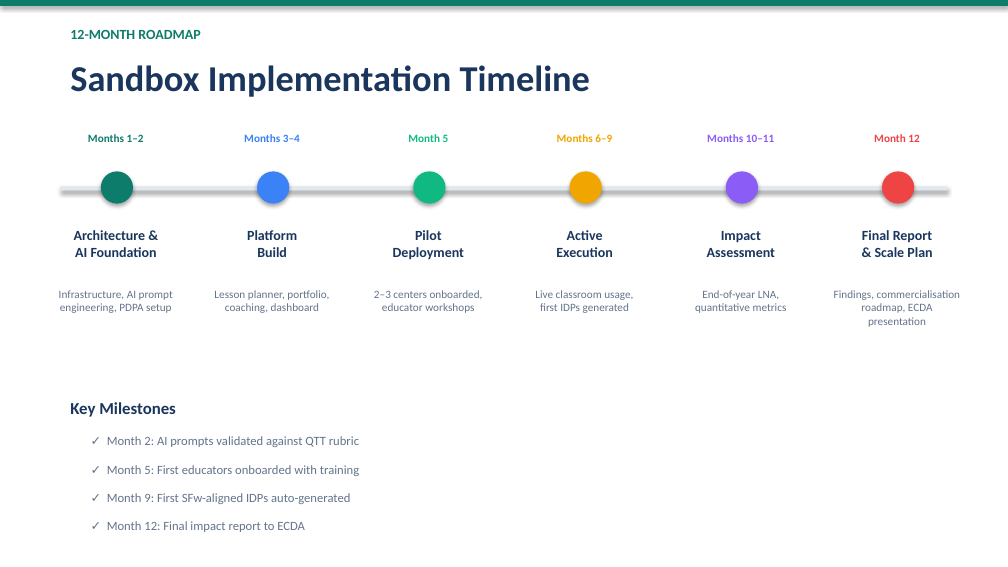
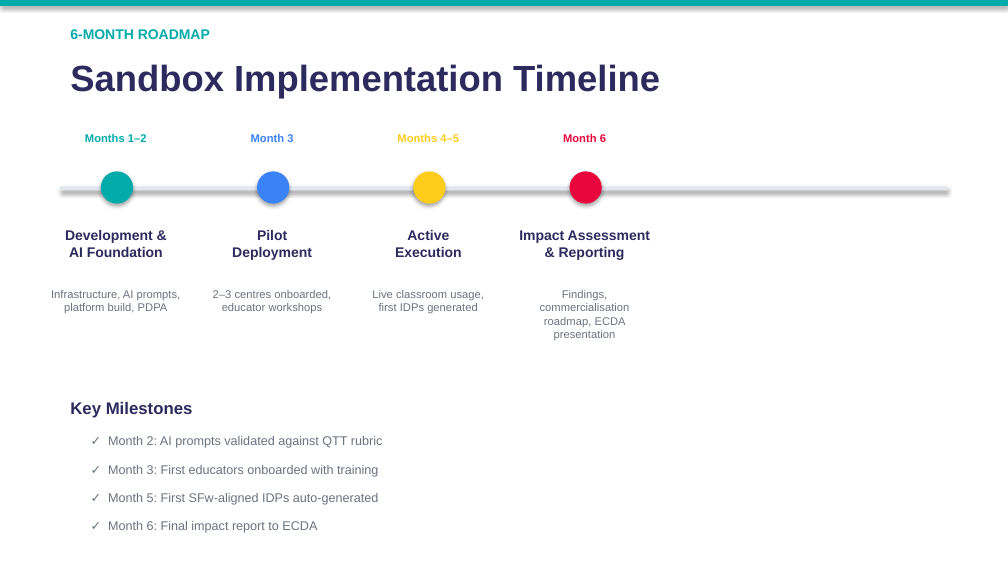
Before and after one commit to anitateoyingying/pedaforge, a slide deck: slide 8 of slides/PedaForge_Proposal.pptx. Drawn at 1008x567 pixels with LibreOffice and Linux fonts; fonts in the diff are those of the drawing. Boxes give left, top, right and bottom in pixels: in the first picture for what was removed or moved away, otherwise in the second. Text is boxed around its words. In the diff, an @@ line names an element or a change of style, - is before the commit and + after.

```diff
--- a/slides/PedaForge_Proposal.pptx
+++ b/slides/PedaForge_Proposal.pptx
@@ rectangle at <box>0,0,1008,6</box>: fill #0E7C6B to #01ABAA @@
@@ text at <box>70,29,210,39</box>: text changed; font Calibri to Arial; text colour #0E7C6B to #01ABAA @@
-12-MONTH ROADMAP
+6-MONTH ROADMAP
@@ text "Sandbox Implementation Timeline" at <box>70,64,660,99</box>: font Calibri to Arial, text colour #1A365D to #2D2A5E @@
@@ text "Months 1–2" at <box>85,134,147,142</box>: font Calibri to Arial, text colour #0E7C6B to #01ABAA @@
@@ text at <box>251,134,293,142</box>: text changed; font Calibri to Arial @@
-Months 3–4
+Month 3
@@ text at <box>397,134,459,142</box>: text changed; font Calibri to Arial; text colour #10B981 to #FECD1B @@
-Month 5
+Months 4–5
@@ text at <box>563,133,606,144</box>: text changed; font Calibri to Arial; text colour #F0A500 to #E8063C @@
-Months 6–9
+Month 6
@@ text removed at <box>707,134,774,142</box> @@
-Months 10–11
@@ text removed at <box>874,134,919,142</box> @@
-Month 12
@@ ellipse at <box>101,171,133,204</box>: fill #0E7C6B to #01ABAA @@
@@ ellipse at <box>413,171,446,204</box>: fill #10B981 to #FECD1B @@
@@ ellipse at <box>570,171,602,204</box>: fill #F0A500 to #E8063C @@
@@ ellipse removed at <box>726,171,758,204</box> @@
@@ ellipse removed at <box>882,171,914,204</box> @@
@@ text at <box>65,230,163,257</box>: text changed; font Calibri to Arial; text colour #1A365D to #2D2A5E @@
-Architecture &
-AI Foundation
+Development &
+AI Foundation
@@ text at <box>232,230,312,260</box>: text changed; font Calibri to Arial; text colour #1A365D to #2D2A5E @@
-Platform
-Build
+Pilot
+Deployment
@@ text at <box>395,230,462,257</box>: text changed; font Calibri to Arial; text colour #1A365D to #2D2A5E @@
-Pilot
-Deployment
+Active
+Execution
@@ text at <box>519,230,650,260</box>: text changed; font Calibri to Arial; text colour #1A365D to #2D2A5E @@
-Active
-Execution
+Impact Assessment
+& Reporting
@@ text removed at <box>707,231,775,257</box> @@
-Impact
-Assessment
@@ text removed at <box>862,230,932,257</box> @@
-Final Report
-& Scale Plan
@@ text at <box>51,290,181,313</box>: text changed; font Calibri to Arial; text colour #64748B to #6B7280 @@
-Infrastructure, AI prompt
-engineering, PDPA setup
+Infrastructure, AI prompts,
+platform build, PDPA
@@ text at <box>213,290,331,314</box>: text changed; font Calibri to Arial; text colour #64748B to #6B7280 @@
-Lesson planner, portfolio,
-coaching, dashboard
+2–3 centres onboarded,
+educator workshops
@@ text at <box>372,290,484,314</box>: text changed; font Calibri to Arial; text colour #64748B to #6B7280 @@
-2–3 centers onboarded,
-educator workshops
+Live classroom usage,
+first IDPs generated
@@ text at <box>540,290,630,340</box>: text changed; font Calibri to Arial; text colour #64748B to #6B7280 @@
-Live classroom usage,
-first IDPs generated
+Findings, commercialisation
+roadmap, ECDA presentation
@@ text removed at <box>695,290,787,313</box> @@
-End-of-year LNA,
-quantitative metrics
@@ text removed at <box>834,290,960,327</box> @@
-Findings, commercialisation
-roadmap, ECDA presentation
@@ text "Key Milestones" at <box>70,402,193,418</box>: font Calibri to Arial, text colour #1A365D to #2D2A5E @@
@@ text "✓ Month 2: AI prompts ..." at <box>108,436,383,448</box>: font Calibri to Arial, text colour #64748B to #6B7280 @@
@@ text at <box>108,465,378,477</box>: text changed; font Calibri to Arial; text colour #64748B to #6B7280 @@
-✓ Month 5: First educators onboarded with training
+✓ Month 3: First educators onboarded with training
@@ text at <box>108,493,378,505</box>: text changed; font Calibri to Arial; text colour #64748B to #6B7280 @@
-✓ Month 9: First SFw-aligned IDPs auto-generated
+✓ Month 5: First SFw-aligned IDPs auto-generated
@@ text at <box>108,521,317,533</box>: text changed; font Calibri to Arial; text colour #64748B to #6B7280 @@
-✓ Month 12: Final impact report to ECDA
+✓ Month 6: Final impact report to ECDA
```
Also in this commit, not shown: 11 other slides changed, 10 other files.
